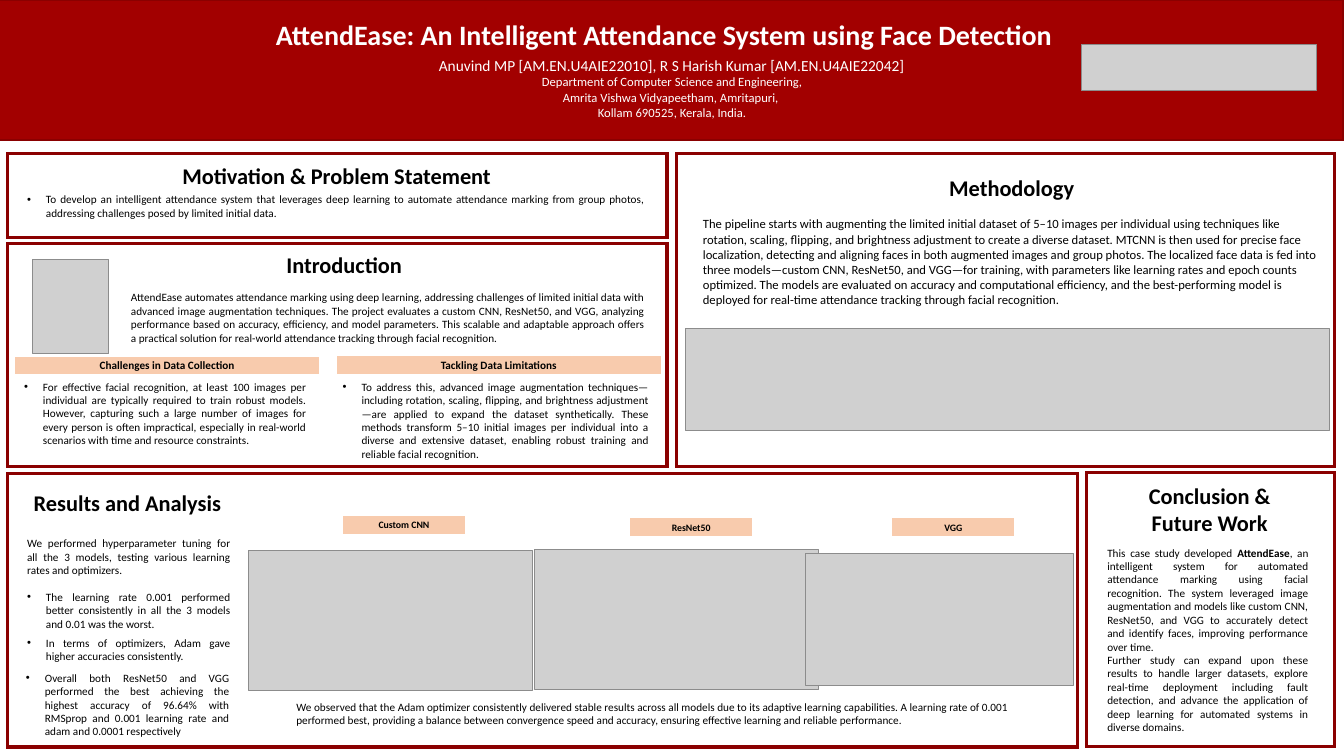
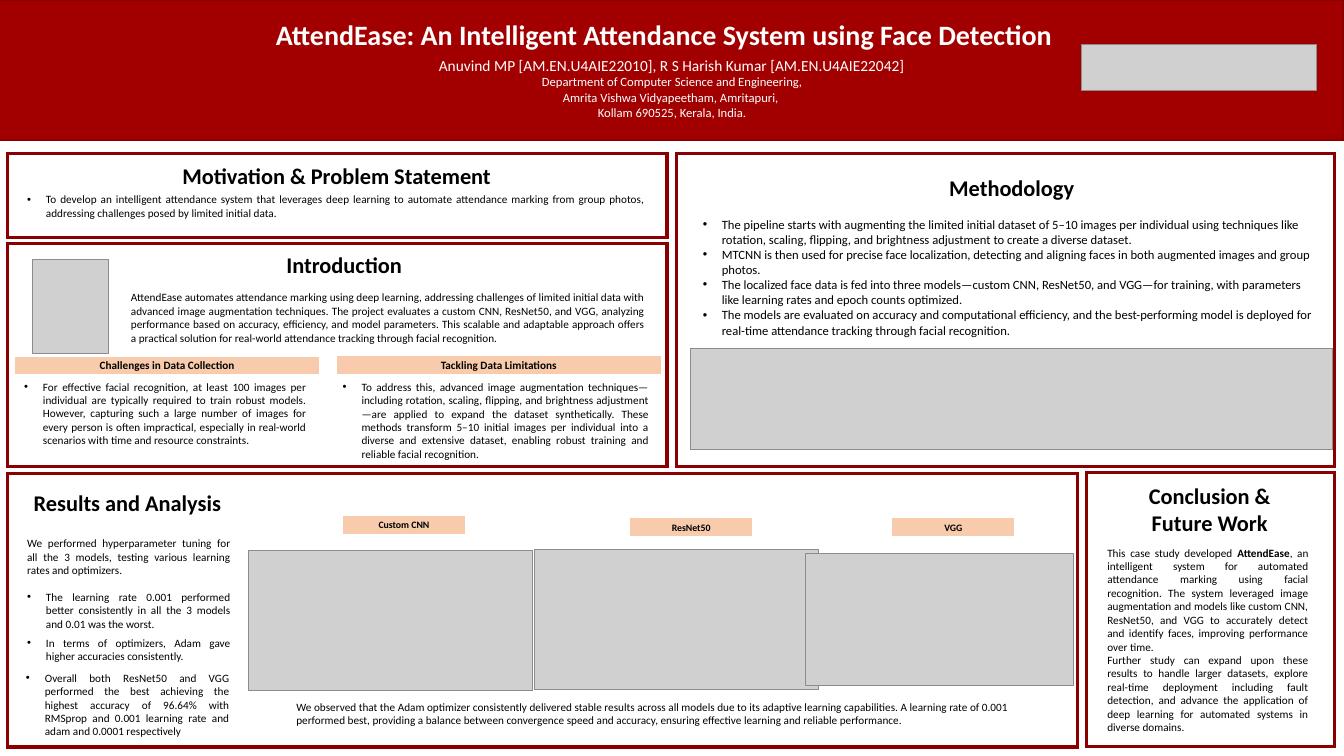
Before and after one commit to anuvindmp/AttendEase-An-Intelligent-Attendance-System-using-Face-Detection, a slide deck: slide 1 of AttendEase-Poster.pptx. Drawn at 1344x756 pixels with LibreOffice and Linux fonts; fonts in the diff are those of the drawing; grey boxes stand for pictures. Boxes give left, top, right and bottom in pixels: in the first picture for what was removed or moved away, otherwise in the second. Text is boxed around its words. In the diff, an @@ line names an element or a change of style, - is before the commit and + after.

```diff
--- a/AttendEase-Poster.pptx
+++ b/AttendEase-Poster.pptx
@@ text at (722,220,1312,337): text changed @@
-The pipeline starts with augmenting the limited initial dataset of 5–10 images per individual using techniques like rotation, scaling, flipping, and brightness adjustment to create a diverse dataset. MTCNN is then used for precise face localization, detecting and aligning faces in both augmented images and group photos. The localized face data is fed into three models—custom CNN, ResNet50, and VGG—for training, with parameters like learning rates and epoch counts optimized. The models are evaluated on accuracy and computational efficiency, and the best-performing model is deployed for real-time attendance tracking through facial recognition.
+• The pipeline starts with augmenting the limited initial dataset of 5–10 images per individual using techniques like rotation, scaling, flipping, and brightness adjustment to create a diverse dataset.
+• MTCNN is then used for precise face localization, detecting and aligning faces in both augmented images and group photos.
+• The localized face data is fed into three models—custom CNN, ResNet50, and VGG—for training, with parameters like learning rates and epoch counts optimized.
+• The models are evaluated on accuracy and computational efficiency, and the best-performing model is deployed for real-time attendance tracking through facial recognition.
@@ picture: place and size @@
-picture at (686,329,1330,431)
+picture at (691,349,1333,451)
```
